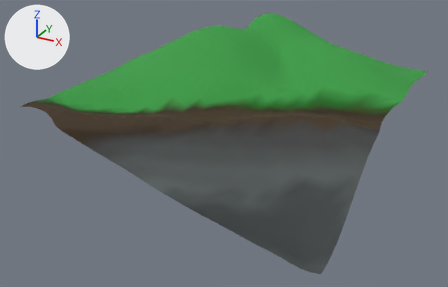
The glTF model public/chunktest.glb, before and after one commit.
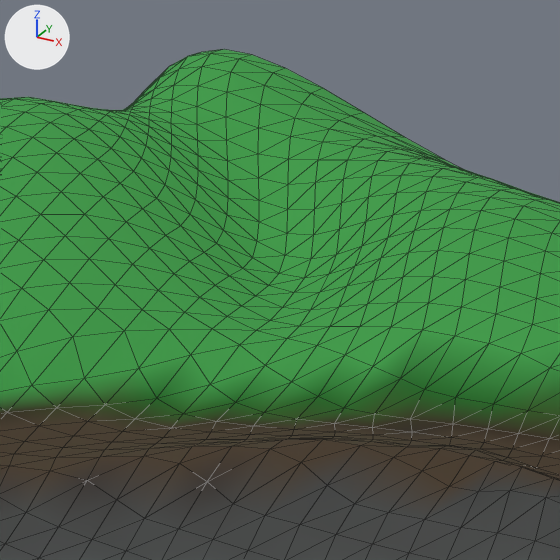
Old and new are each drawn whole from a camera (50 mm lens) standing at (57.4, -111.5, 42.3) and looking at (-0.9, -5.5, -10.7) and again close up on the part from 47% to 80% of the width and 0% to 51% of the height. Lighting does not change. The marker at upper left points along +X, +Y and +Z. The close-ups show mesh edges as thin lines. Where no turn or scale is listed for an object, it has been applied to the vertices.

The first close-up shows 'floor'.
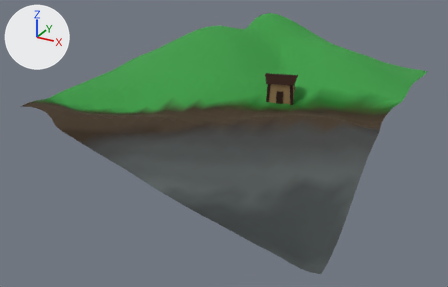
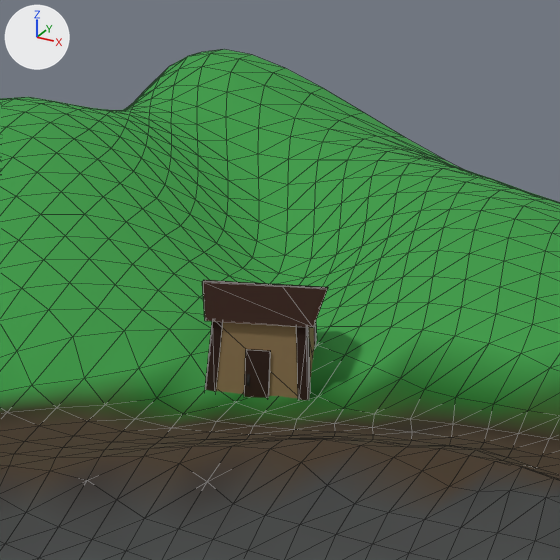
Pixel boxes [x1, y1, x2, y2] of what changed, in the close-ups (560 x 560 px):
'shack', added (brown): after [202, 280, 328, 398]
'door', added (black): after [244, 349, 271, 398]
'verticalFrame.001', added: after [296, 326, 310, 400]
'verticalFrame', added: after [205, 321, 223, 392]
'verticalFrame.002', added: after [314, 322, 317, 347]

The change, as a list of edits to the scene's bpy script:
```text
Add img_shack:
    img_shack = load_image('shack', '_unpacked/shack', 1024, 1024, 'sRGB')
Add img_woodenframetexture:
    img_woodenframetexture = load_image('woodenFrameTexture', '_unpacked/woodenFrameTexture', 256, 256, 'sRGB')
Add img_door:
    img_door = load_image('door', '_unpacked/door', 256, 256, 'sRGB')
Add mat_material_002:
    mat_material_002 = principled_material('Material.002')
    mat_material_002.texture = img_shack
    mat_material_002.roughness = 1.0
Add mat_woodenframe:
    mat_woodenframe = principled_material('woodenFrame')
    mat_woodenframe.texture = img_woodenframetexture
    mat_woodenframe.roughness = 0.923
Add mat_material_003:
    mat_material_003 = principled_material('Material.003')
    mat_material_003.texture = img_door
Add me_cube_003:
    me_cube_003.from_pydata(...)  # 28 vertices, 52 faces; spans x -1.35..1.35, y -1.16..1.16, z -2.11..0.58
    me_cube_003.materials.append(mat_material_002)  # picture img_shack
Add me_cube_008:
    me_cube_008.from_pydata(...)  # 8 vertices, 12 faces; spans x -1.05..1.05, y -0.91..0.91, z -5.21..5.21
    me_cube_008.materials.append(mat_woodenframe)  # picture img_woodenframetexture
Add me_cube_005:
    me_cube_005.from_pydata(...)  # 8 vertices, 12 faces; spans x -0.58..0.58, y -0.51..0.51, z -2.31..2.31
    me_cube_005.materials.append(mat_woodenframe)  # picture img_woodenframetexture
Add me_cube_004:
    me_cube_004.from_pydata(...)  # 8 vertices, 12 faces; spans x -0.48..0.48, y -0.6..0.6, z -2.3..2.3
    me_cube_004.materials.append(mat_woodenframe)  # picture img_woodenframetexture
Add me_cube_006:
    me_cube_006.from_pydata(...)  # 8 vertices, 12 faces; spans x -0.69..0.69, y -0.36..0.36, z -1.44..1.44
    me_cube_006.materials.append(mat_material_003)  # picture img_door
Add ob_verticalframe_002:
    ob_verticalframe_002 = bpy.data.objects.new('verticalFrame.002', me_cube_008)
    ob_verticalframe_002.parent = ob_shack
    ob_verticalframe_002.location = (0.963, 0.904, -1.131)
    ob_verticalframe_002.rotation_euler = (0.0, -3.142, 0.0)  # degrees (0, -180, 0)
    ob_verticalframe_002.scale = (-0.171, -0.279, -0.2)
Add ob_shack:
    ob_shack = bpy.data.objects.new('shack', me_cube_003)
    ob_shack.location = (8.21, 2.65, 2.36)
    ob_shack.rotation_euler = (-0.00689, -0.00524, 0.287)  # degrees (-0.4, -0.3, 16)
    ob_shack.scale = (2.51, 1.88, 2.21)
Add ob_verticalframe_001:
    ob_verticalframe_001 = bpy.data.objects.new('verticalFrame.001', me_cube_005)
    ob_verticalframe_001.location = (11.03, 1.68, -0.11)
Add ob_verticalframe:
    ob_verticalframe = bpy.data.objects.new('verticalFrame', me_cube_004)
    ob_verticalframe.location = (6.39, 0.31, -0.12)
Add ob_door:
    ob_door = bpy.data.objects.new('door', me_cube_006)
    ob_door.location = (8.81, 0.66, -0.82)
```
